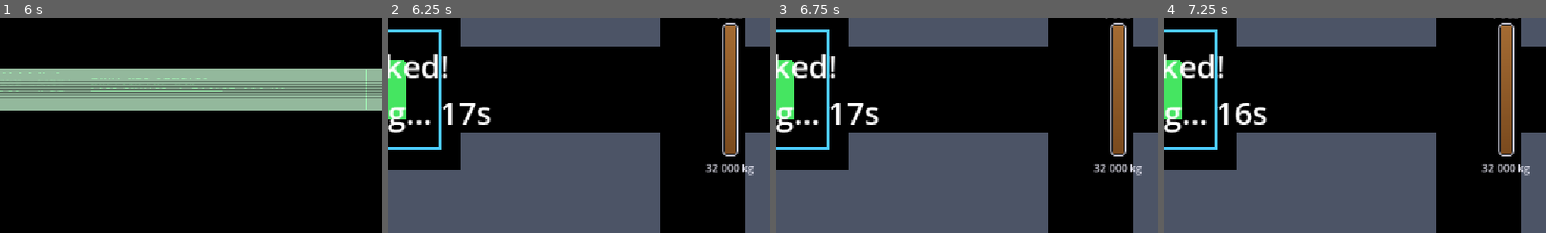
Above: before the commit, frames 1-4 (left to right).
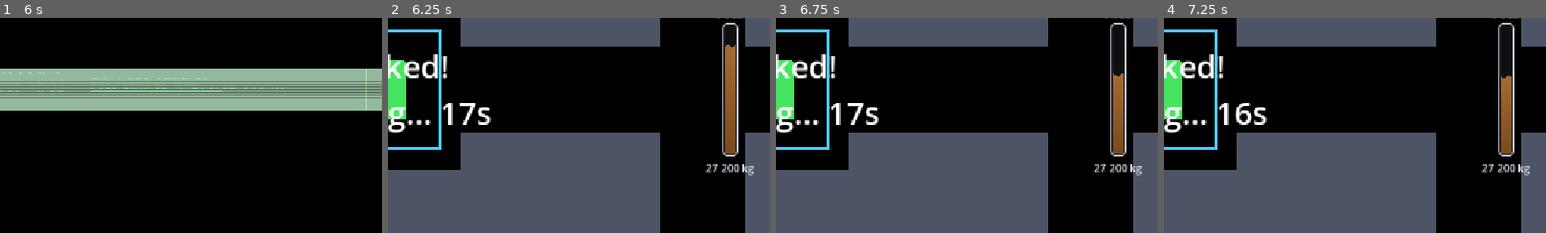
Above: after the commit, the same moments.

Repository: pkopczynski/lunar-lander
Game: Godot game, scene res://main.tscn
Same seed, same stepped clock (60 frames per second), same inputs: the game is played once before the commit and once after it.
Inputs (mouse positions are % of the whole screen's width and height, from its top left):
- Up to frame 1 (6 s): tap Enter (ui_accept) at 0.5, 1.35, 1.52, 1.82, 2.85, 3.02, 3.32, 4.35, 4.52, 4.82, 5.85 s; move the mouse to (72, 45) at 0.52 s; hold Right (ui_right) 0.53-1.28 s; hold Enter (ui_accept) 0.53-1.28 s; click (72, 45) at 0.67 s; move the mouse to (30, 55) at 1.27 s; hold Down (ui_down) 1.28-2.03 s; move the mouse to (60, 28) at 2.02 s; hold Right (ui_right) 2.03-2.78 s; hold Enter (ui_accept) 2.03-2.78 s; tap R (restart) at 2.75 s; move the mouse to (45, 70) at 2.77 s; hold Up (ui_up) 2.78-3.53 s; click (45, 70) at 2.92 s; move the mouse to (80, 65) at 3.52 s; hold Enter (ui_accept) 3.53-4.28 s; hold Left (ui_left) 3.53-5.03 s; tap Escape (ui_cancel) at 4.15 s; move the mouse to (20, 35) at 4.27 s; move the mouse to (55, 50) at 5.02 s; hold Down (ui_down) 5.03-5.78 s; hold Enter (ui_accept) 5.03-5.78 s; click (55, 50) at 5.17 s; move the mouse to (35, 25) at 5.77 s; hold Right (ui_right) from 5.78 s (still down)
- Up to frame 2 (6.25 s): keep holding Right (ui_right); tap Enter (ui_accept) at 6.02 s
- Up to frame 3 (6.75 s): tap Enter (ui_accept) at 6.32 s; move the mouse to (72, 45) at 6.52 s; release Right (ui_right) at 6.53 s; hold Up (ui_up) from 6.53 s (still down); hold Enter (ui_accept) from 6.53 s (still down)
- Up to frame 4 (7.25 s): keep holding Up (ui_up); keep holding Enter (ui_accept)
The pictures show only the part of the screen within x 50-100%, y 33-83%; the shares and areas given below are measured in that part.

Frame 1 is identical in both runs. In frame 2, 0.3% of the frame differs, in the area x 83-91%, y 3-72%; in frame 3, 0.7%; in frame 4, 0.7%.

Commit message:
feat: refuel while loading
Fuel above the cap for the Contracts' Load is pumped out when loading
starts, and the ship refuels through the resting refuel from the first
frame of loading, still unable to undock or turn.

Co-Authored-By: Claude Opus 5.5 <noreply@anthropic.com>

Diff:
--- a/economy.gd
+++ b/economy.gd
@@ -83,27 +83,25 @@
 				lander.show_status(UNLOADING_TEXT % ceili(unloading_left))
 
 
-# NONE → LOADING: holds the ship Docked while the Contracts' Load goes aboard.
+# NONE → LOADING: keeps the ship Docked, refuelling up to the cap for the Contracts' Load,
+# while that Load goes aboard.
 func start_loading() -> void:
 	if phase != Phase.NONE or contracts.is_empty():
 		return
 	phase = Phase.LOADING
 	loading_left = LOADING_TIME + contract_passengers() * LOADING_TIME_PER_PASSENGER \
 		+ contract_cargo() / 1000.0 * LOADING_TIME_PER_TONNE
-	lander.hold()
+	lander.start_loading(contract_load_mass())
 	lander.show_status(LOADING_TEXT % ceili(loading_left))
 
 
-# LOADING → DELIVERING: the Load goes on, fuel above the cap is pumped out, and the
-# delivery clock starts.
+# LOADING → DELIVERING: the Load joins the ship's mass and the delivery clock starts.
 func finish_loading() -> void:
 	if phase != Phase.LOADING:
 		return
 	phase = Phase.DELIVERING
 	delivery_time = 0.0
-	lander.load_mass = contract_load_mass()
-	lander.fuel = minf(lander.fuel, lander.fuel_cap())
-	lander.release()
+	lander.finish_loading()
 	var status := LOADED_TEXT % TransportOffer.countdown(deadline())
 	if lander.fuel_cap() < lander.ship_type.tank:
 		status += "\n" + FUEL_LIMITED_TEXT % Hud.format_kg(lander.fuel_cap())
--- a/lander.gd
+++ b/lander.gd
@@ -63,6 +63,11 @@
 # Set from outside: the ship rests where it is (refuelling included) but can't lift off.
 # Unlike held, entering a state doesn't clear it, so a ship that settles back keeps it.
 var lift_off_blocked := false
+# Set through start_loading() and finish_loading(): while a Load goes aboard the ship rests
+# and refuels up to the cap for it, but can't lift off or turn. It counts toward the mass
+# only once loading finishes.
+var loading := false
+var incoming_load := 0.0
 var rest_time := 0.0
 var since_liftoff := INF
 var level_tween: Tween
@@ -187,7 +192,7 @@
 
 func _physics_process(delta: float) -> void:
 	var thrusting := Input.is_action_pressed("ui_up") and fuel > 0.0 \
-		and not (lift_off_blocked and state != State.FLYING)
+		and not ((lift_off_blocked or loading) and state != State.FLYING)
 	if held or state == State.CRASHED:
 		flame.visible = false
 		return
@@ -242,7 +247,7 @@
 # The most fuel refuelling may fill: a full Tank, or less if the Load would push
 # the ship past its Maximum weight.
 func fuel_cap() -> float:
-	return fuel_cap_for(load_mass)
+	return fuel_cap_for(load_mass + incoming_load)
 
 
 func fuel_cap_for(with_load: float) -> float:
@@ -375,6 +380,21 @@
 	rest_time = 0.0
 
 
+# Fuel above the cap for the incoming Load is pumped out, and refuelling runs from the first frame.
+func start_loading(with_load: float) -> void:
+	held = false
+	loading = true
+	incoming_load = with_load
+	fuel = minf(fuel, fuel_cap())
+	rest_time = maxf(rest_time, REFUEL_DELAY)
+
+
+func finish_loading() -> void:
+	loading = false
+	load_mass += incoming_load
+	incoming_load = 0.0
+
+
 # Stops the ship where it touched down and levels it.
 func settle() -> void:
 	velocity = Vector2.ZERO
@@ -387,7 +407,7 @@
 
 func rest(delta: float) -> void:
 	# A docked ship may turn in place to face the way out.
-	if state == State.DOCKED and not (level_tween and level_tween.is_running()):
+	if state == State.DOCKED and not loading and not (level_tween and level_tween.is_running()):
 		rotation += Input.get_axis("ui_left", "ui_right") * ship_type.turn_rate * delta
 	rest_time += delta
 	refueling = rest_time >= REFUEL_DELAY and fuel < fuel_cap()
--- a/tests/test_loading.gd
+++ b/tests/test_loading.gd
@@ -15,14 +15,42 @@
 	check(economy().phase == Economy.Phase.DELIVERING, "loading should finish after 12 s")
 
 
-func test_up_doesnt_undock_and_nothing_refuels_while_loading() -> void:
+func test_starting_loading_pumps_out_fuel_above_the_cap_for_the_contracts_load() -> void:
+	# A Sparrow has 12 000 kg for fuel and Load; 7 160 kg of Load leaves 4 840 kg for fuel.
+	await start_loading([known_offer(2, 7000.0)])
+	check(economy().phase == Economy.Phase.LOADING, "loading should be under way")
+	check(lander().fuel == 4840.0, "fuel above the cap should be pumped out as loading starts, has %s kg" % lander().fuel)
+	check(lander().total_mass() == 14840.0, "the Load shouldn't count before loading ends, got %s" % lander().total_mass())
+
+
+func test_up_doesnt_undock_and_left_right_dont_turn_while_loading() -> void:
 	await start_loading([known_offer(1, 3000.0)])
-	lander().fuel = 1000.0
 	hold(&"ui_up")
+	hold(&"ui_left")
 	await seconds(4.0)
 	release(&"ui_up")
+	release(&"ui_left")
 	check(lander().state == Lander.State.DOCKED, "Up should not undock while loading")
-	check(lander().fuel == 1000.0, "a loading ship should neither burn nor refuel, has %s kg" % lander().fuel)
+	check(lander().rotation == 0.0, "Left should not turn a loading ship, rotation is %s" % lander().rotation)
+	check(economy().phase == Economy.Phase.LOADING, "loading should still run")
+
+
+func test_a_ship_refuels_while_loading_up_to_the_cap_from_the_first_frame() -> void:
+	# 3 s + 2 passengers + 7 000 kg = 12 s; the cap for that Load is 4 840 kg.
+	await start_loading([known_offer(2, 7000.0)])
+	lander().fuel = 4000.0
+	await frames(1)
+	check(lander().fuel > 4000.0, "refuelling should start without the usual delay, has %s kg" % lander().fuel)
+	check(message() == "Docked!\nLoading… 12s\nRefueling…",
+		"Refueling… should show under the loading countdown, got %s" % message())
+	await seconds(4.0)
+	check(economy().phase == Economy.Phase.LOADING, "loading should still run")
+	check(lander().fuel == 4840.0, "refuelling should stop at the cap for the Contracts' Load, has %s kg" % lander().fuel)
+	check(message() == "Docked!\nLoading… 8s", "no Refueling… once at the cap, got %s" % message())
+	check(lander().total_mass() == 14840.0, "the Load shouldn't count before loading ends, got %s" % lander().total_mass())
+	await seconds(8.5)
+	check(economy().phase == Economy.Phase.DELIVERING, "loading should have finished")
+	check(lander().total_mass() == 22000.0, "the Load should join the mass when loading ends, got %s" % lander().total_mass())
 
 
 func test_loading_adds_the_load_and_pumps_out_fuel_above_the_cap() -> void:
@@ -44,17 +72,17 @@
 
 func test_after_loading_refuelling_resumes_up_to_the_cap() -> void:
 	await start_loading([known_offer(1, 0.0)])
-	lander().fuel = 1000.0
-	# As if the ship had already rested long enough: the delay must still start over.
-	lander().rest_time = Lander.REFUEL_DELAY
+	lander().fuel = 0.0
 	# 3 s + 1 passenger.
 	await seconds(4.5)
-	check(message() == "Docked!\nLoaded! Deliver within 1:30",
-		"a light Load gives no fuel warning, got %s" % message())
-	await seconds(Lander.REFUEL_DELAY - 0.8)
-	check(lander().fuel == 1000.0, "refuelling should wait the usual delay after loading, has %s kg" % lander().fuel)
-	await seconds(0.6)
-	check(lander().fuel > 1000.0, "refuelling should resume after the usual delay, has %s kg" % lander().fuel)
+	check(economy().phase == Economy.Phase.DELIVERING, "loading should have finished")
+	var after_loading := lander().fuel
+	check(after_loading > 0.0 and after_loading < lander().ship_type.tank,
+		"the ship should have refuelled part of the Tank while loading, has %s kg" % after_loading)
+	check(message() == "Docked!\nLoaded! Deliver within 1:30\nRefueling…",
+		"a light Load gives no fuel warning and refuelling goes on, got %s" % message())
+	await seconds(Lander.REFUEL_DELAY + 0.5)
+	check(lander().fuel > after_loading, "refuelling should carry on after loading, has %s kg" % lander().fuel)
 	check(message().ends_with("Loaded! Deliver within 1:30\nRefueling…"),
 		"the loaded message should stay while refuelling, got %s" % message())
 
Not shown, changed: GLOSSARY.md
